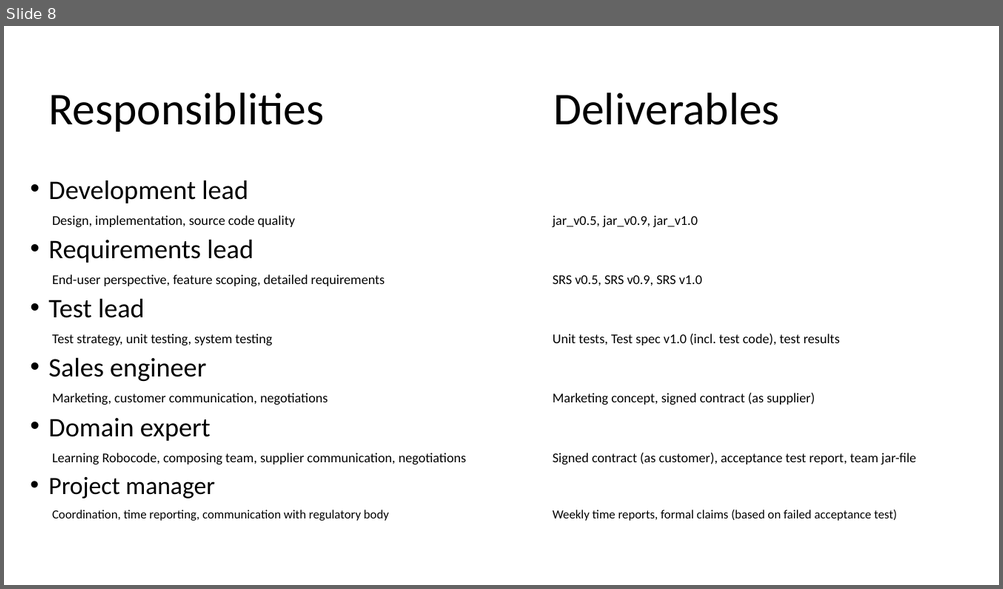
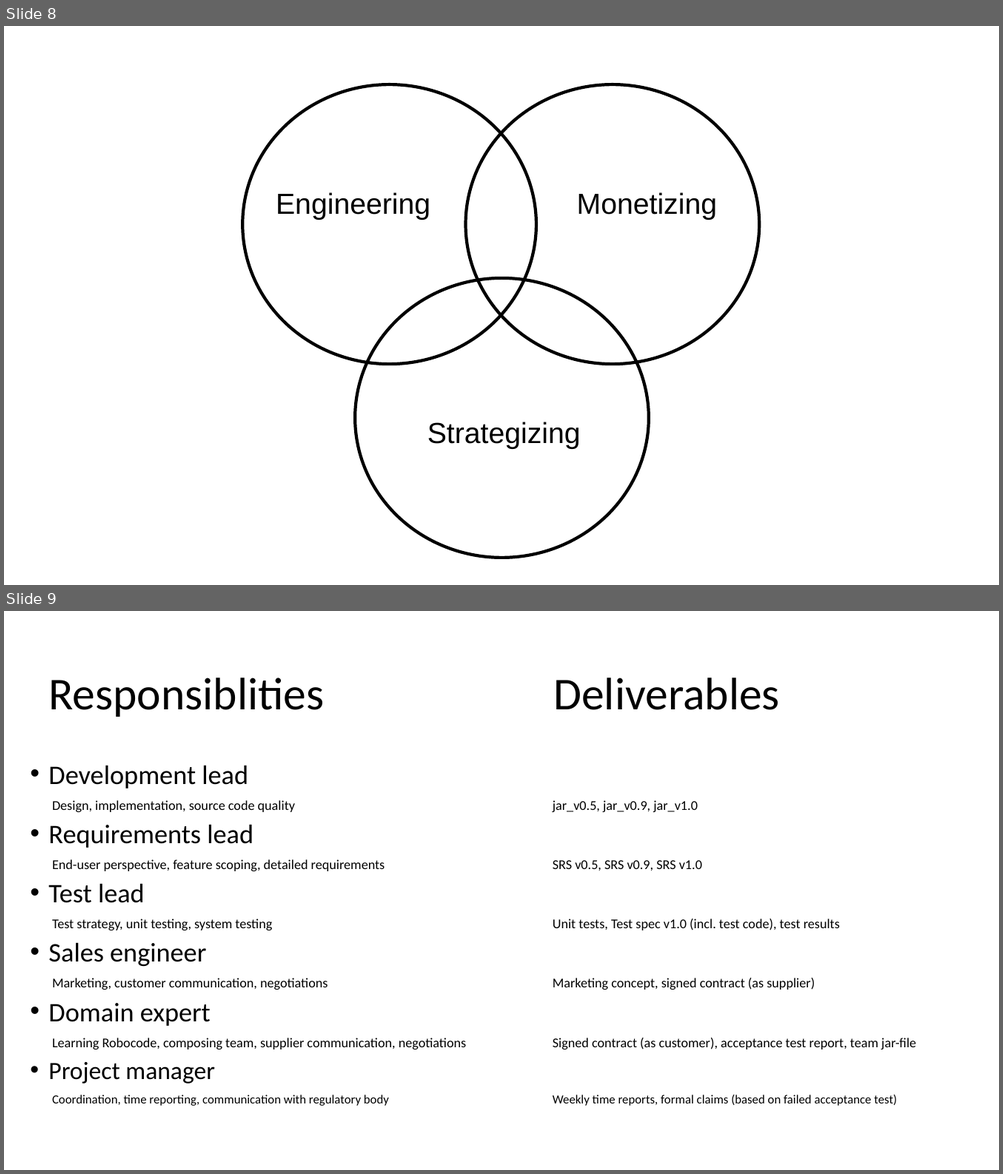
Before and after one commit to lunduniversity/introsofteng, a slide deck: project/rumble/etsa02_figures.pptx. Shown one above the other, each under a label of ours: slide 8 before the commit, slides 8 and 9 after it. The pictures are 1003x589 and 1003x1174 pixels, drawn with LibreOffice and Linux fonts; fonts in the diff are those of the drawing. Boxes give left, top, right and bottom in pixels: in the first picture for what was removed or moved away, otherwise in the second. Text is boxed around its words. In the diff, an @@ line names an element or a change of style, - is before the commit and + after.

```diff
--- a/project/rumble/etsa02_figures.pptx
+++ b/project/rumble/etsa02_figures.pptx
@@ slide 8 added at (4,26,999,585), background #FFFFFF @@
@@ ellipse added at (243,84,537,364), outline #000000 3 pt @@
@@ ellipse added at (466,84,760,364), outline #000000 3 pt @@
@@ text added at (276,192,430,220), 28 pt, text #000000 @@
+Engineering
@@ text added at (577,192,717,220), 28 pt, text #000000 @@
+Monetizing
@@ ellipse added at (355,278,649,558), outline #000000 3 pt @@
@@ text added at (427,422,580,449), 28 pt, text #000000 @@
+Strategizing
@@ what was slide 8 is now slide 9 @@
```
Also in this commit, not shown: 1 other file.
